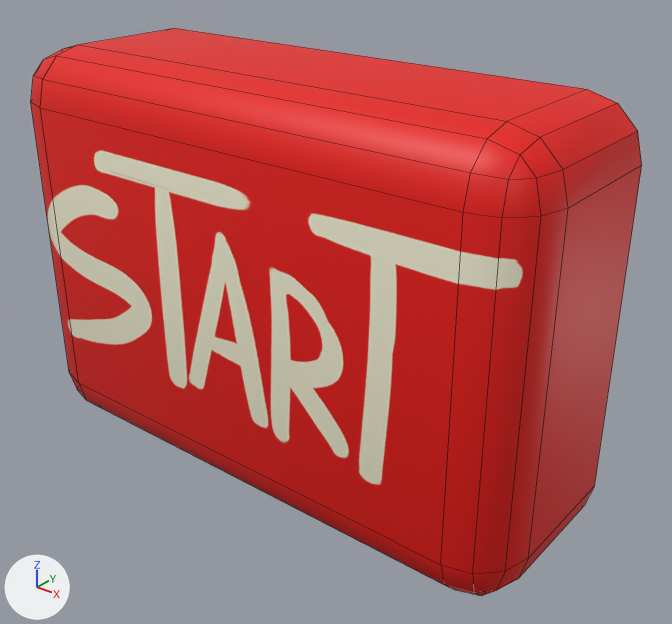
Before and after pictures for a commit that changed the Blender file Assets/3D/Reus/Button.blend.
Before and after are seen from a 50 mm camera at (1.645, -2.521, 4.142) aimed at (0.123, -0.619, 2.963). The lights are fixed; the arrows at lower left show +X, +Y and +Z. Mesh edges are drawn as thin lines. The same objects are shown in both versions, whatever each file hides.
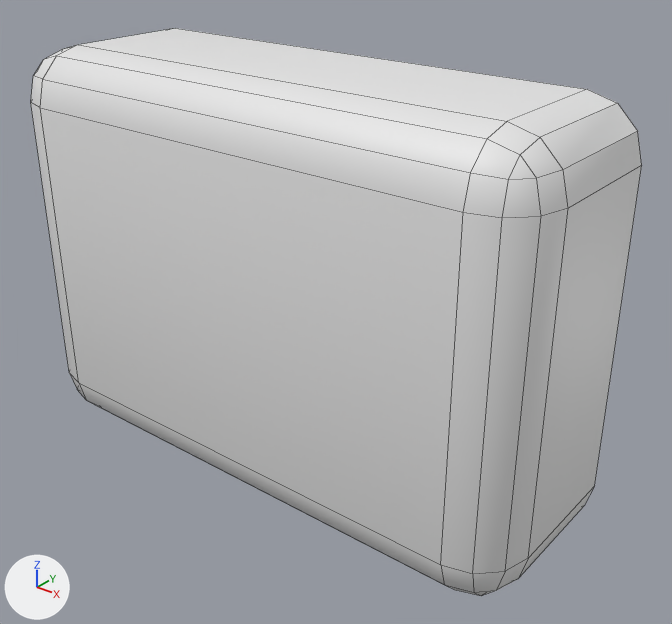
Pixel boxes (x1, y1, x2, y2) of what changed, in the pictures (672 x 624 px):
'Cube.001', surface changed, recoloured (red to grey): (31, 28, 642, 596) in both

The change, as a list of edits to the scene's bpy script:
```text
Change mat_material_001:
    remove mat_material_001.texture = img_start_button_png
    add mat_material_001.base_color = (0.8, 0.8, 0.8)  # white #e7e7e7
Change me_cube_002:
    where me_cube_002.from_pydata(...)  # 64 vertices, 57 faces; spans x -0.88..0.88, y -0.2..0.34, z -0.62..0.62
    used by ob_cube_001; location = (0.0, -0.746, 3.031)
    remove me_cube_002.materials.append(mat_material_001)  # picture img_start_button_png
    me_cube_002 part 1: texture (UV) coordinates of 57 of 57 faces, centred in x -0.88..0.88, y -0.2..0.15, z -0.62..0.62, changed; they spanned u 0.0..0.98, v 0.0..1.03 and now span u 0.38..0.88, v 0.0..1.0
```
